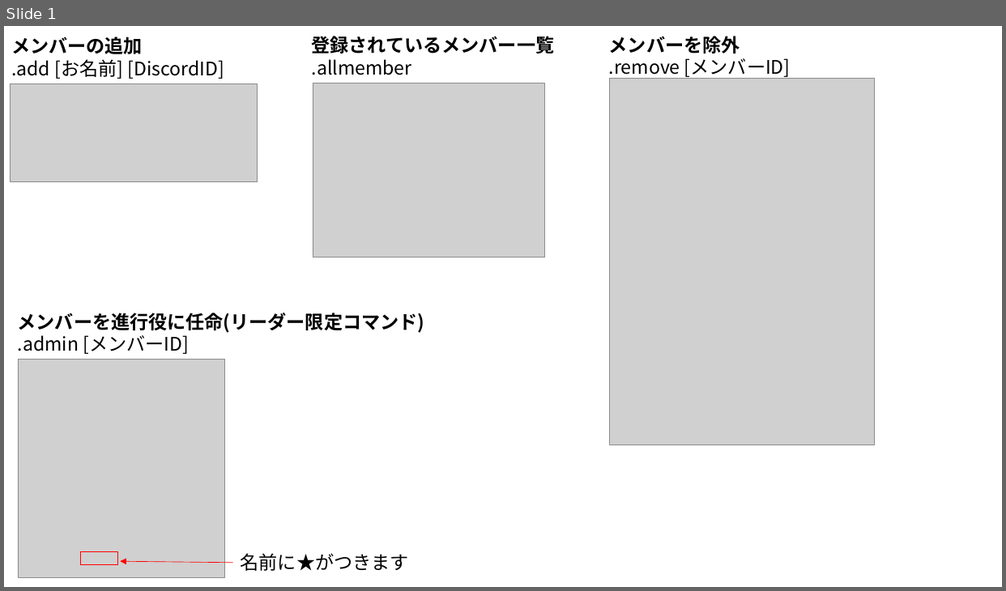
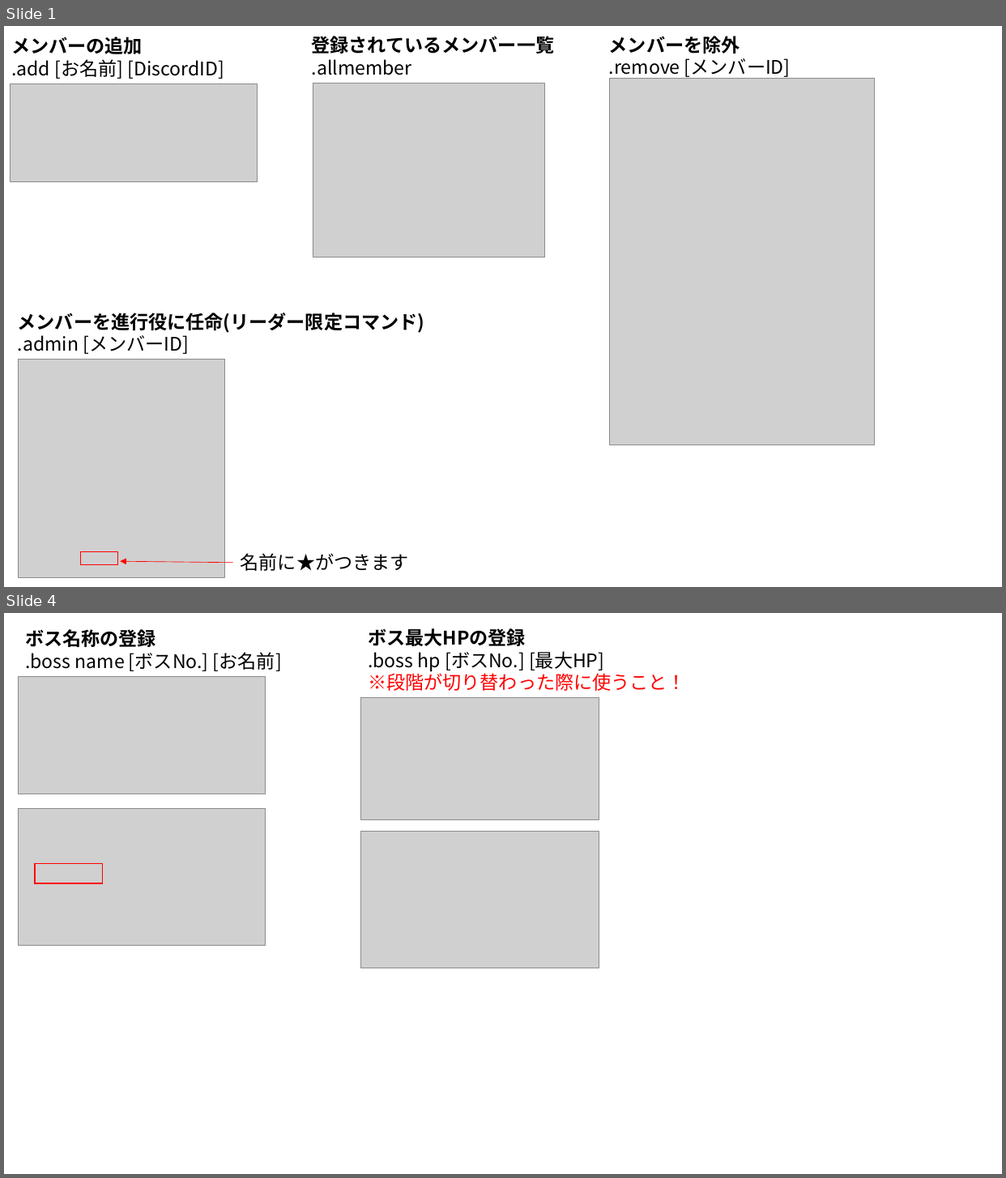
Before and after one commit to UtsumiYoji/Yunibot, a slide deck: コマンド一覧.pptx. Shown one above the other, each under a label of ours: slide 1 before the commit, slides 1 and 4 after it; the slides between them are not shown. The pictures are 1006x591 and 1006x1178 pixels, drawn with LibreOffice and Linux fonts; fonts in the diff are those of the drawing; grey boxes stand for pictures. Boxes give left, top, right and bottom in pixels: in the first picture for what was removed or moved away, otherwise in the second. Text is boxed around its words. In the diff, an @@ line names an element or a change of style, - is before the commit and + after.

```diff
--- a/コマンド一覧.pptx
+++ b/コマンド一覧.pptx
@@ slide 4 added at (4,613,1002,1174), background #FFFFFF @@
@@ text added at (25,629,282,671), 18 pt, text #000000 @@
+ボス名称の登録
+.boss name [ボスNo.] [お名前]
@@ text added at (368,628,686,691), 18 pt, text #000000 @@
+ボス最大HPの登録
+.boss hp [ボスNo.] [最大HP]
+※段階が切り替わった際に使うこと！
@@ picture added at (18,677,266,794) @@
@@ picture added at (360,698,599,820) @@
@@ picture added at (18,809,266,945) @@
@@ picture added at (360,832,599,968) @@
@@ rectangle added at (35,864,102,884), outline #FF0000 1 pt @@
```
Also in this commit, not shown: 2 slides changed, 1 other slide added, 6 other files.
